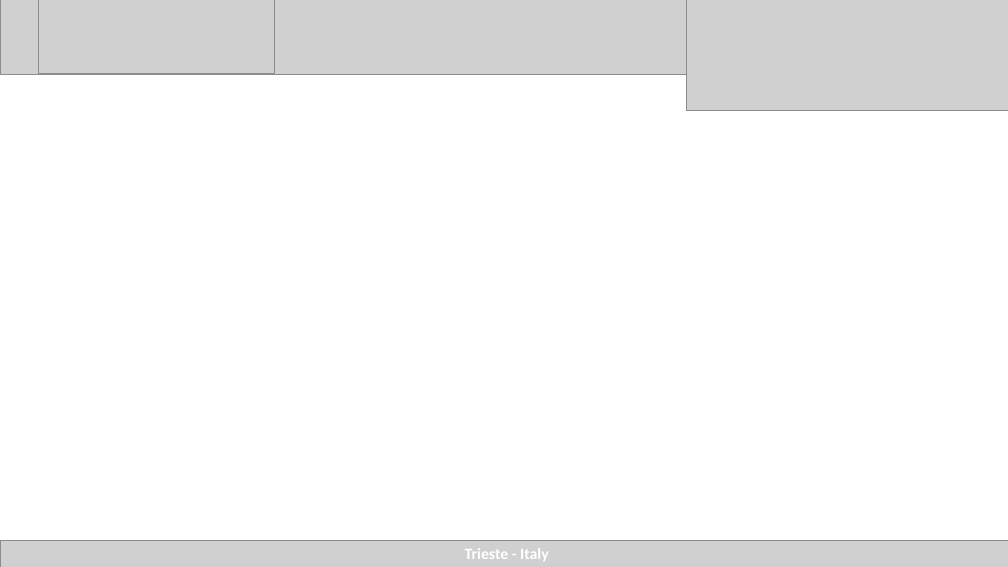
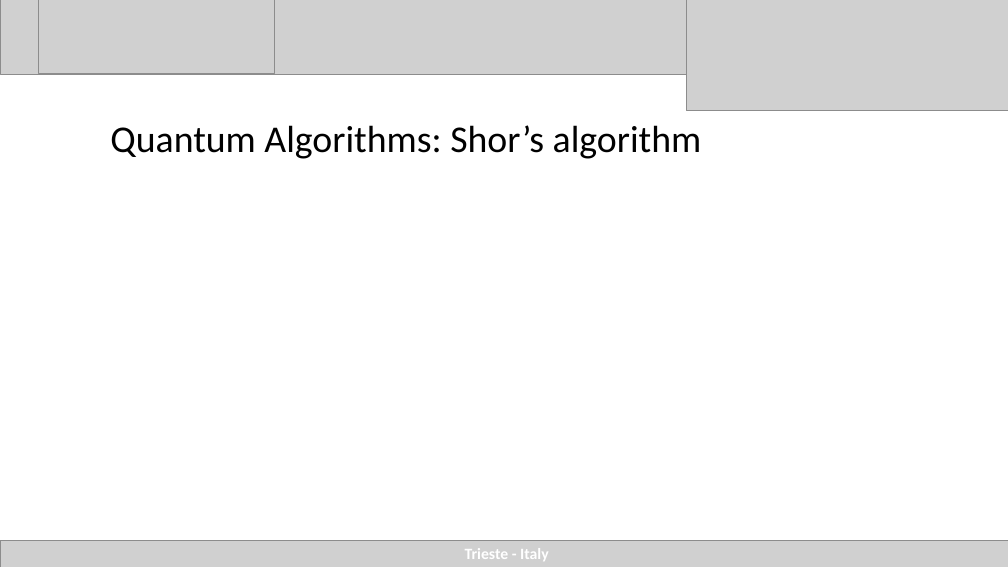
Before and after one commit to agustinsilva447/FPGA, a slide deck: slide 39 of presentacion/presentacion_final/quantum ictp.pptx (slide 35 before the commit). Drawn at 1008x567 pixels with LibreOffice and Linux fonts; fonts in the diff are those of the drawing; grey boxes stand for pictures. Boxes give left, top, right and bottom in pixels: in the first picture for what was removed or moved away, otherwise in the second. Text is boxed around its words. In the diff, an @@ line names an element or a change of style, - is before the commit and + after.

Commit message:
quantum presentation

```diff
--- a/presentacion/presentacion_final/quantum ictp.pptx
+++ b/presentacion/presentacion_final/quantum ictp.pptx
@@ title added at [110,125,702,159], 36 pt, text #000000 @@
+Quantum Algorithms: Shor’s algorithm
```
Also in this commit, not shown: 16 other slides changed, 8 slides added, 3 slides removed, 1 other file.
